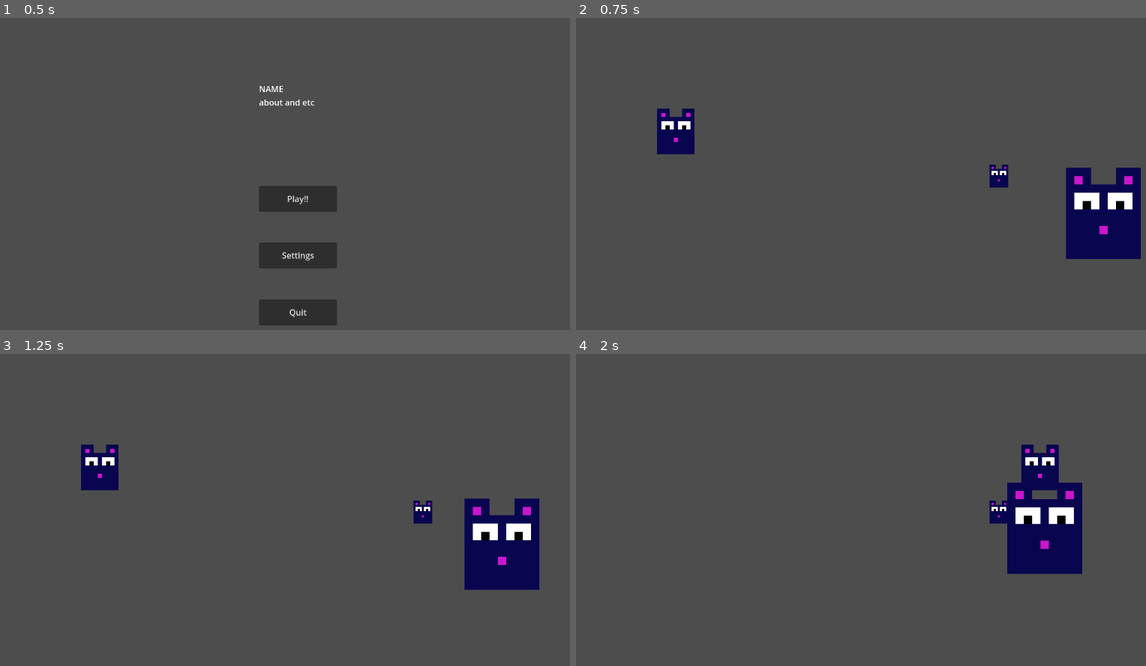
Above: before the commit, frames 1-4 (two rows, left to right).
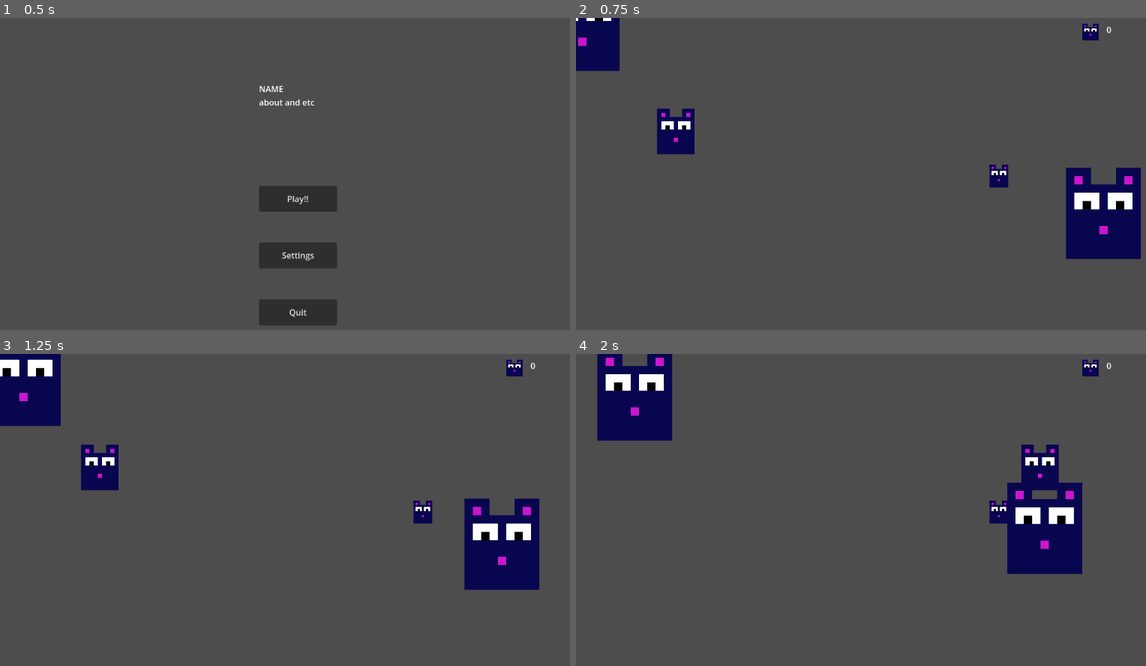
Above: after the commit, the same moments.

Repository: lakshraja/brackeys_jam_submission2025
Game: Godot game, scene res://scenes/levels/Main.tscn
Two runs of this game, one before a commit and one after it. Both use one fixed random seed, a clock stepped at 60 frames per second and the inputs below.
Inputs:
- Up to frame 1 (0.5 s): no input
- Up to frame 2 (0.75 s): click "Play!!" at 0.5 s
- Up to frame 3 (1.25 s): no input
- Up to frame 4 (2 s): hold Right (right) from 1.28 s (still down)

Frame 1 is identical in both runs. In frame 2, 1.5% of the frame differs, in the area x 0-94%, y 0-18%; in frame 3, 2.6%; in frame 4, 3.7%, in the area x 3-94%, y 0-28%.

Commit message:
slight changes to cat

Diff:
--- a/scenes/Cat.tscn
+++ b/scenes/Cat.tscn
@@ -16,6 +16,8 @@
 
 [sub_resource type="RectangleShape2D" id="RectangleShape2D_7nueg"]
 
+[sub_resource type="RectangleShape2D" id="RectangleShape2D_2olvd"]
+
 [node name="Cat" type="CharacterBody2D"]
 script = ExtResource("1_2olvd")
 
@@ -23,7 +25,16 @@
 scale = Vector2(16, 16)
 sprite_frames = SubResource("SpriteFrames_7nueg")
 
-[node name="CollisionShape2D" type="CollisionShape2D" parent="."]
+[node name="Area2D" type="Area2D" parent="."]
+
+[node name="CollisionShape2D" type="CollisionShape2D" parent="Area2D"]
 position = Vector2(0, 13)
 scale = Vector2(8, 8)
 shape = SubResource("RectangleShape2D_7nueg")
+
+[node name="CollisionShape2D" type="CollisionShape2D" parent="."]
+position = Vector2(0, 13)
+scale = Vector2(4, 4)
+shape = SubResource("RectangleShape2D_2olvd")
+
+[connection signal="body_entered" from="Area2D" to="." method="_on_area_2d_body_entered"]
--- a/scenes/UILayer.tscn
+++ b/scenes/UILayer.tscn
@@ -1,3 +1,28 @@
-[gd_scene format=3 uid="uid://btfplo18vnkj"]
+[gd_scene load_steps=2 format=3 uid="uid://btfplo18vnkj"]
 
-[node name="UILayer" type="Node2D"]
+[ext_resource type="Texture2D" uid="uid://b8yn4eadymmqn" path="res://assets/my_mouse.png" id="1_e7ub0"]
+
+[node name="UILayer" type="Control"]
+layout_mode = 3
+anchors_preset = 15
+anchor_right = 1.0
+anchor_bottom = 1.0
+grow_horizontal = 2
+grow_vertical = 2
+
+[node name="TextureRect" type="TextureRect" parent="."]
+layout_mode = 0
+offset_left = 973.0
+offset_top = 11.0
+offset_right = 1013.0
+offset_bottom = 51.0
+scale = Vector2(0.8, 0.8)
+texture = ExtResource("1_e7ub0")
+
+[node name="Label" type="Label" parent="."]
+layout_mode = 0
+offset_left = 1020.0
+offset_top = 11.0
+offset_right = 1082.0
+offset_bottom = 34.0
+text = "0"
--- a/scenes/levels/TestScene.tscn
+++ b/scenes/levels/TestScene.tscn
@@ -1,8 +1,9 @@
-[gd_scene load_steps=4 format=3 uid="uid://ciks0ua1wumox"]
+[gd_scene load_steps=5 format=3 uid="uid://ciks0ua1wumox"]
 
 [ext_resource type="PackedScene" uid="uid://1qpvhrrgr20o" path="res://scenes/Biscuit.tscn" id="1_h6uuc"]
 [ext_resource type="PackedScene" uid="uid://bmn8wm1yyqkny" path="res://scenes/Cat.tscn" id="1_qbm35"]
 [ext_resource type="PackedScene" uid="uid://g0bivw0otq6k" path="res://scenes/Player.tscn" id="2_qbm35"]
+[ext_resource type="PackedScene" uid="uid://btfplo18vnkj" path="res://scenes/UILayer.tscn" id="4_ilrk1"]
 
 [node name="TestScene" type="Node2D"]
 
@@ -14,3 +15,7 @@
 
 [node name="Cat" parent="." instance=ExtResource("1_qbm35")]
 position = Vector2(1032, 380)
+
+[node name="Cat2" parent="." instance=ExtResource("1_qbm35")]
+
+[node name="UILayer" parent="." instance=ExtResource("4_ilrk1")]
--- a/scripts/cat.gd
+++ b/scripts/cat.gd
@@ -18,3 +18,9 @@
 
 	velocity=direction*100
 	move_and_slide()
+
+
+func _on_area_2d_body_entered(body: Node2D) -> void:
+	if body.name=="Player":
+		#game over
+		get_tree().quit()
Not shown: 1 places in scenes/Cat.tscn that only renumber resources
